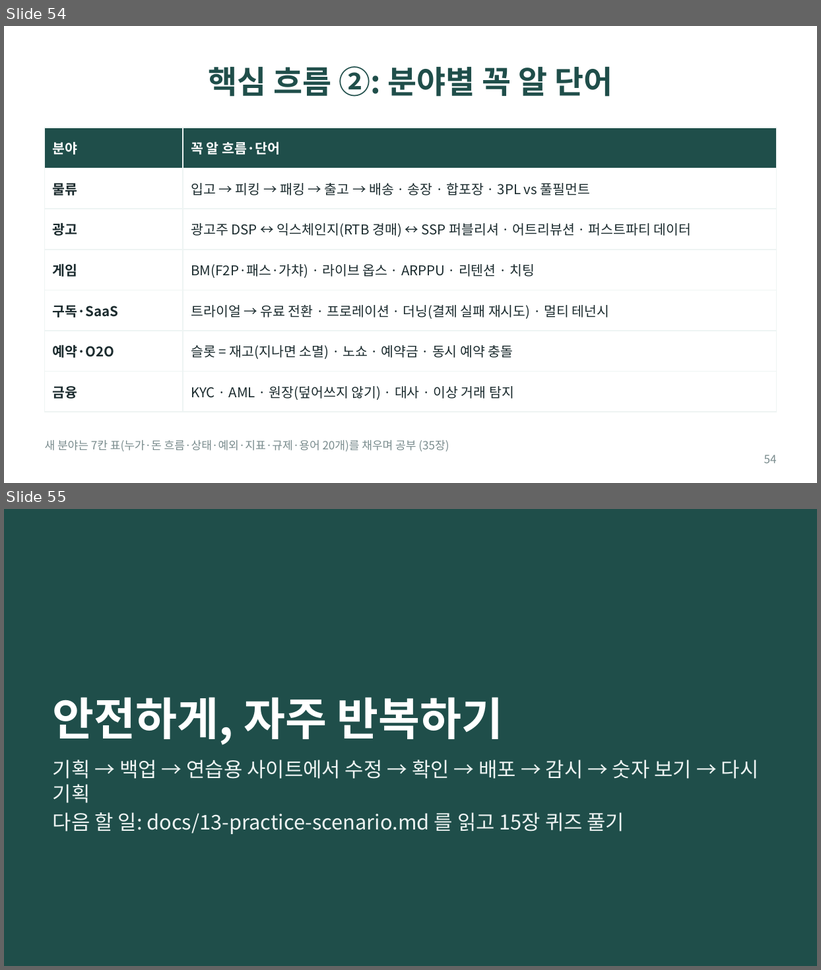
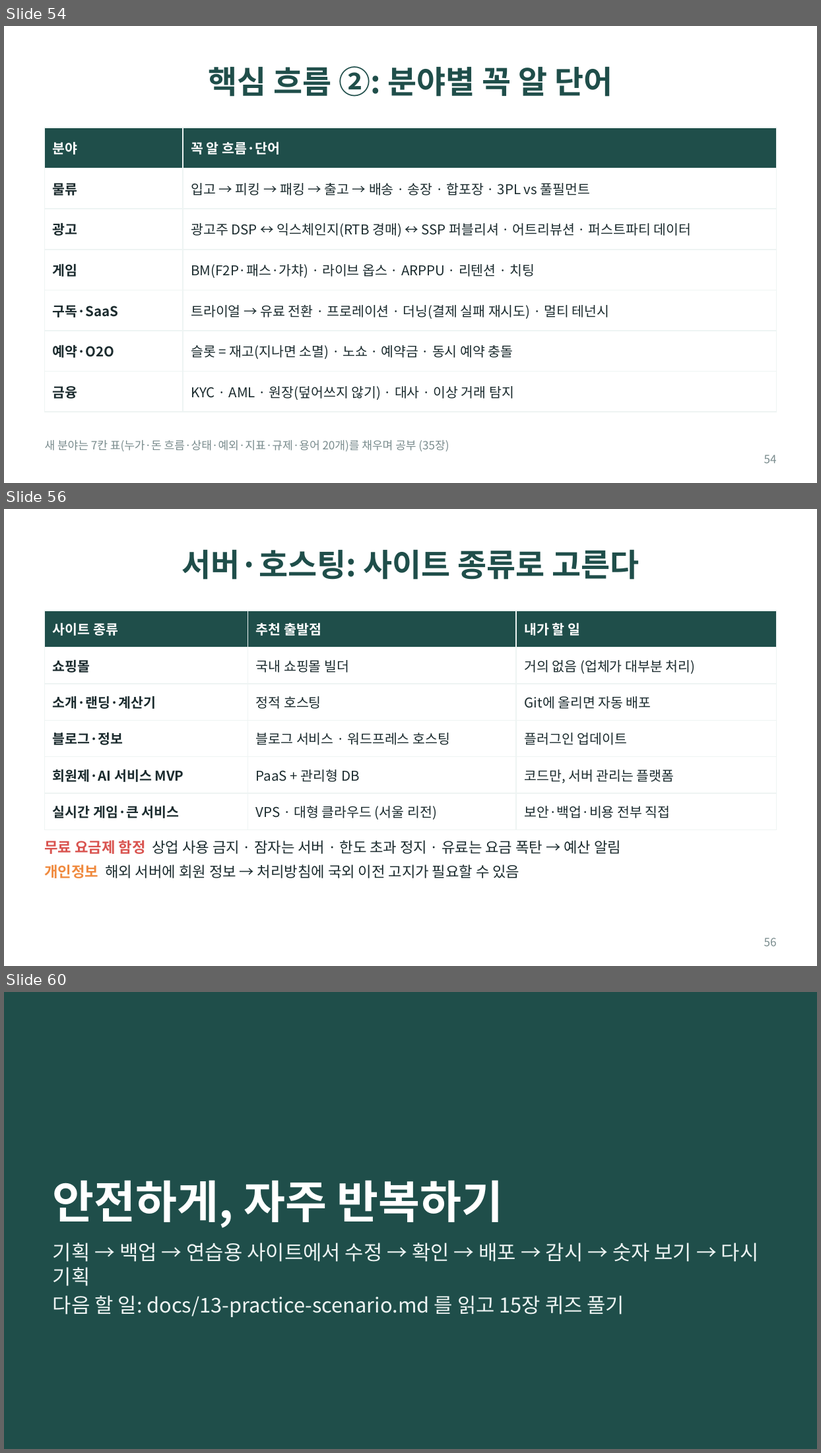
Before and after one commit to bincodin-ko/stanford-study, a slide deck: slides/internet-business-101.pptx. Shown one above the other, each under a label of ours: slides 54 and 55 before the commit, slides 54, 56 and 60 after it; the slides between them are not shown. The pictures are 821x970 and 821x1453 pixels, drawn with LibreOffice and Linux fonts; fonts in the diff are those of the drawing. Boxes give left, top, right and bottom in pixels: in the first picture for what was removed or moved away, otherwise in the second. Text is boxed around its words. In the diff, an @@ line names an element or a change of style, - is before the commit and + after.

```diff
--- a/slides/internet-business-101.pptx
+++ b/slides/internet-business-101.pptx
@@ slide 56 added at (x1=4, y1=509, x2=817, y2=966), background #FFFFFF @@
@@ title added at (x1=182, y1=549, x2=639, y2=580), 28 pt, text #1F4E4A, bold @@
+서버·호스팅: 사이트 종류로 고른다
@@ table added at (x1=45, y1=611, x2=776, y2=823), 6 rows, 3 columns @@
+사이트 종류 | 추천 출발점 | 내가 할 일
+쇼핑몰 | 국내 쇼핑몰 빌더 | 거의 없음 (업체가 대부분 처리)
+소개·랜딩·계산기 | 정적 호스팅 | Git에 올리면 자동 배포
+블로그·정보 | 블로그 서비스 · 워드프레스 호스팅 | 플러그인 업데이트
+회원제·AI 서비스 MVP | PaaS + 관리형 DB | 코드만, 서버 관리는 플랫폼
+실시간 게임·큰 서비스 | VPS · 대형 클라우드 (서울 리전) | 보안·백업·비용 전부 직접
@@ text added at (x1=45, y1=840, x2=621, y2=879), 13 pt, text #1B2B2E @@
+무료 요금제 함정 상업 사용 금지 · 잠자는 서버 · 한도 초과 정지 · 유료는 요금 폭탄 → 예산 알림
+개인정보 해외 서버에 회원 정보 → 처리방침에 국외 이전 고지가 필요할 수 있음
@@ page number added at (x1=764, y1=938, x2=777, y2=947), 10 pt, text #7A8C8E @@
+56
@@ what was slide 55 is now slide 60 @@
```
Also in this commit, not shown: 4 other slides added, 9 other files.
